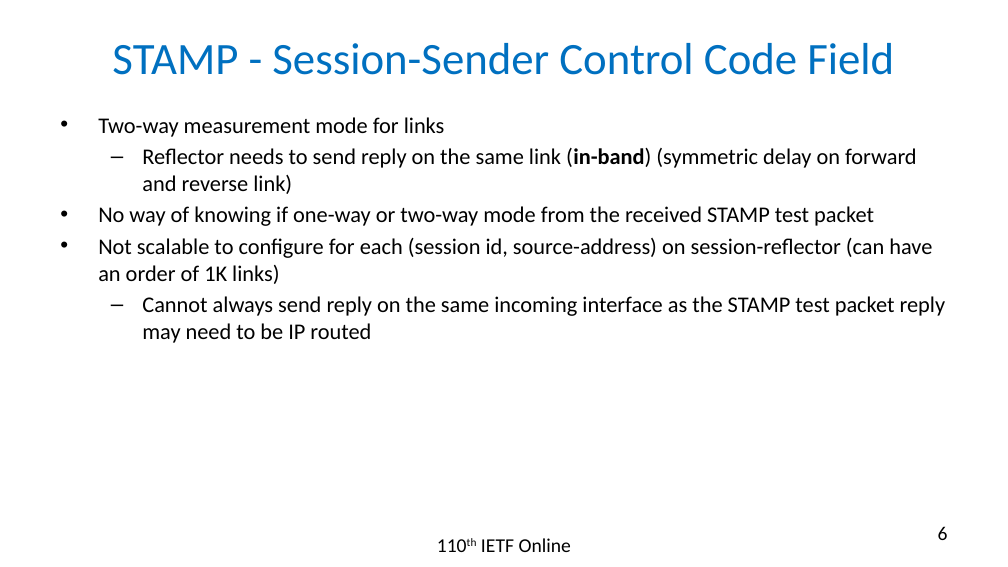
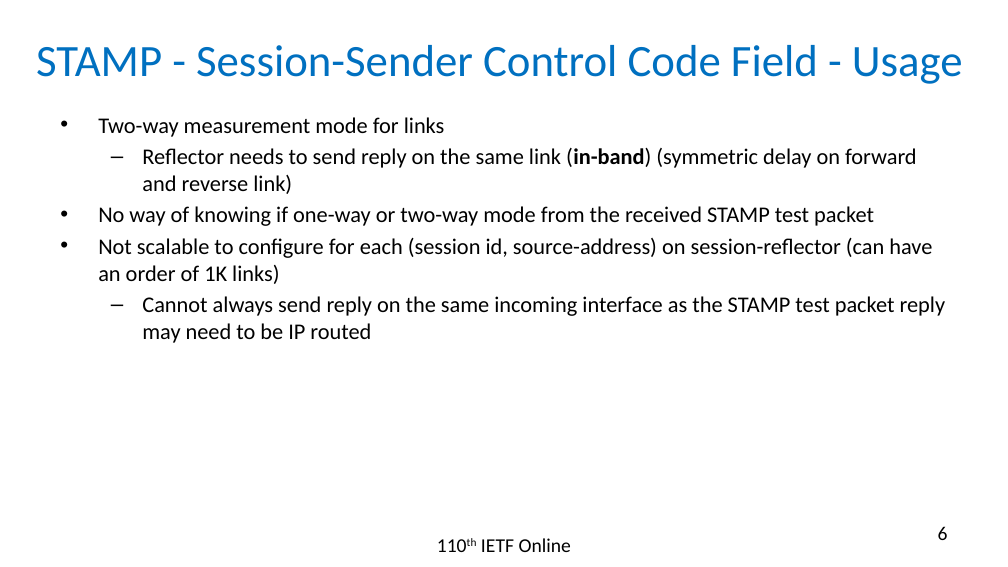
Before and after one commit to rakgandhi/ietf-slides, a slide deck: slide 6 of draft-gandhi-ippm-stamp-srpm-01.pptx. Drawn at 1008x567 pixels with LibreOffice and Linux fonts; fonts in the diff are those of the drawing. Boxes give left, top, right and bottom in pixels: in the first picture for what was removed or moved away, otherwise in the second. Text is boxed around its words. In the diff, an @@ line names an element or a change of style, - is before the commit and + after.

```diff
--- a/draft-gandhi-ippm-stamp-srpm-01.pptx
+++ b/draft-gandhi-ippm-stamp-srpm-01.pptx
@@ title at [36,45,963,84]: text changed @@
-STAMP - Session-Sender Control Code Field
+STAMP - Session-Sender Control Code Field - Usage
```
Also in this commit, not shown: 1 other slide changed, 1 other file.
